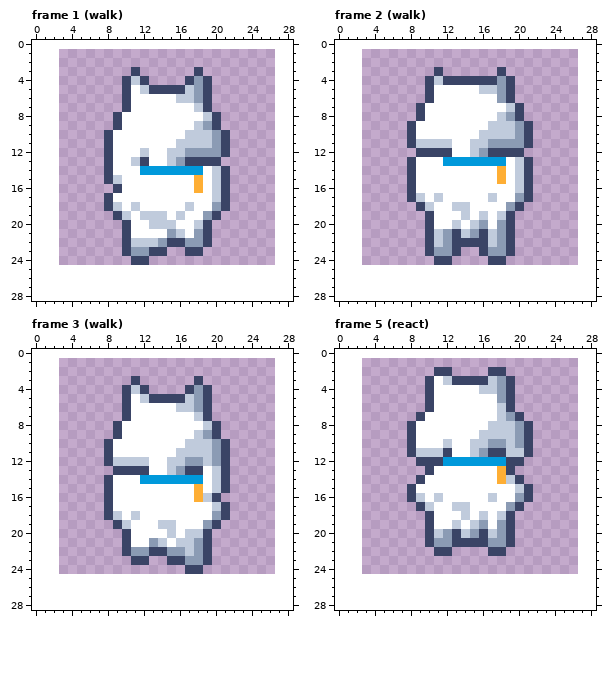
A pixel-art file gets an edit: art/minis/dog-snowball@50.aseprite. The picture above is the old version.
24x24 pixels, 18 frames. Shown: frame 1 (walk), frame 2 (walk), frame 3 (walk), frame 5 (react). The old version is drawn lined up with the new one, on the new canvas. The commit also changed other frames, which this record leaves out.
The result:
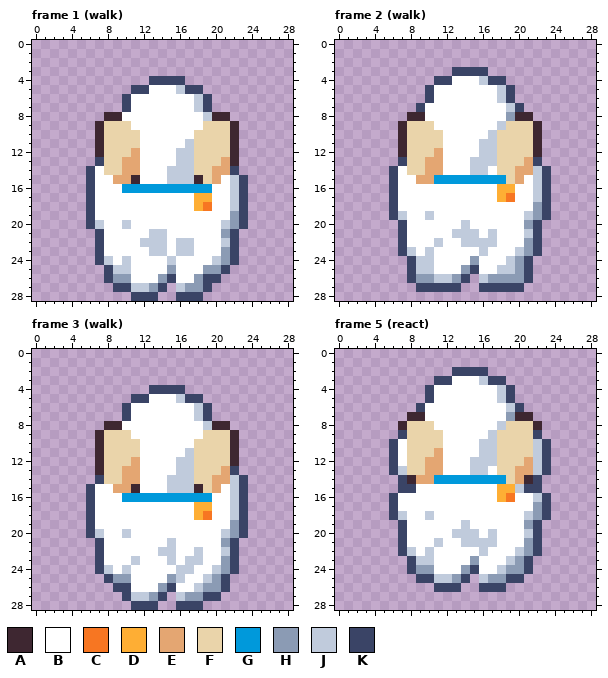
Palette (. is transparent): A #3e2731  B #ffffff  C #f77622  D #feae34  E #e4a672  F #ead4aa  G #0099db  H #8b9bb4  J #c0cbdc  K #3a4466
The edit:
canvas 24x24 -> 29x29, the old top-left corner now at 3,1
Changed rows in their new state; - is an unchanged pixel.
Frame 1 (walk):
first column x 6:
 3 -----.------.-----
 4 ----...KKKK...----
 5 ----.KKBBBJKK.----
 6 ----------BBJ-----
 8 --AA----------AA--
 9 -AFFF-------BFFFA-
10 -AFFFF-----BFFFFA-
11 -AFFFF----B-FFFFA-
12 -AFFFEB--B-JFFFFA-
13 -KFFEEB--BJJFFFEA-
14 KBFFEEBBBJJJFFEEK-
15 KBBEEA---JJJAFEBJK
16 KBBBGGGGGGGGGGBBJK
17 KBB---------DDBBJK
18 KBBB-B-----BDCBBJK
19 KBBBB-BBB-B--BBBHK
20 KJBBJ--BBB--BBBJHK
21 -KBBB--JJBB-BBBHK-
22 -KBBBB--JBJJBBBJK-
23 -KBBBBBJJBJJBBBHK-
24 -KJBJBBBBJBBBBJHK-
25 --KJJBBBBHBBBHHK--
26 --KHHBBBHKBBHKK---
27 ---KKJJHK-JHHK----
28 -----KKK--KKK-----
Frame 2 (walk):
first column x 6:
 3 -----.-KKKK-.-----
 4 ----.K-BBBJ-K.----
 5 ----------BBJ-----
 6 ------------J-----
 8 --AA--------B-AA--
 9 -AFFF------B-FFFA-
10 -AFFFF----B-FFFFA-
11 -AFFFFB--B-JFFFFA-
12 -AFFFEB--BJJFFFFA-
13 -KFFEEBBBJJJFFFEK-
14 KBFFEE---JJ-FFEEJK
15 KBBEEGGGGGGGGFEBJK
16 KBB---------DDBBJK
17 KBBB-B-----BDCBBJK
18 KBBBB--BB----BBBHK
19 KJBBJ---B-B-BBBJHK
20 -KBBB--BJBB-BBBHK-
21 -KBBBBBJ-JB-BBBJK-
22 -KBBB-BBJJJ-BBBHK-
23 -KJBJBBBBBJBBBJHK-
24 --KJJBBBBHBBBJHK--
25 --KJJBBBHKBBJJHK--
26 --KHHJJHK-JHHHHK--
27 ---KKKKK--KKKKK---
Frame 3 (walk):
first column x 6:
 3 -----.------.-----
 4 ----...KKKK...----
 5 ----.KKBBBJKK.----
 6 ----------BBJ-----
 8 --AA----------AA--
 9 -AFFF-------BFFFA-
10 -AFFFF-----BFFFFA-
11 -AFFFF----B-FFFFA-
12 -AFFFEB--B-JFFFFA-
13 -AFFEEB--BJJFFFEK-
14 -KFFEEBBBJJJFFEEJK
15 KBBEEA---JJJAFEBJK
16 KBB-GGGGGGGGGGBBJK
17 KBB---------DDBBJK
18 KBBB-B------DCBBJK
19 KBBBB---BB---BBBHK
20 KJBBJ----B-BBBBJHK
21 -KBBB--BBJBBBBBHK-
22 -KBBBBBBJJBBJBBJK-
23 -KBBBJBBBJBJJBBHK-
24 -KJBJBBBBBJJBBJHK-
25 --KHHBBBBHJBBJHK--
26 ---KKBBBHKBBJHHK--
27 ----KJJHK-JHHKK---
28 -----KKK--KKK-----
Frame 5 (react):
first column x 6:
 2 -----..KKKK..-----
 3 ----.KKBBBJKK.----
 4 ----------BBJ-----
 5 ------------J-----
 6 ---KB-------BJK---
 7 --AA--------B-AA--
 8 -AFFF------B-FFFA-
 9 -KFFFF----B-FFFFK-
10 KBFFFFB--B-JFFFFJK
11 KBFFFEB--BJJFFFFJK
12 KBFFEEBBBJJJFFFEJK
13 KJFFEE---JJ-FFEEJK
14 -KAEEGGGGGGGGFEAK-
15 -K----------DD--K-
16 KBBB-B-----BDCBBJK
17 KBBBB--BB----BBBHK
18 KJBBJ---B-B-BBBJHK
19 -KBBB--BJBB-BBBHK-
20 -KBBBBBJ-JB-BBBJK-
21 -KBBBJBBJJJJBBBHK-
22 -KJBJBBBBBJBBBJHK-
23 --KJJBBBBHBBBJHK--
24 --KHHBBBHKBBJHHK--
25 ---KKJJHK-JHHKK---
26 -----KKK--KKK-----
